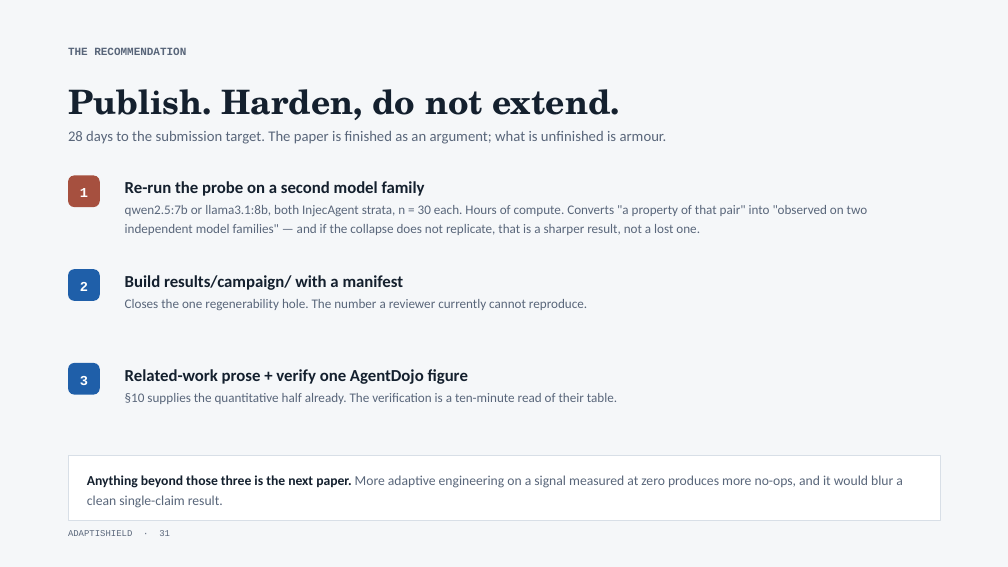
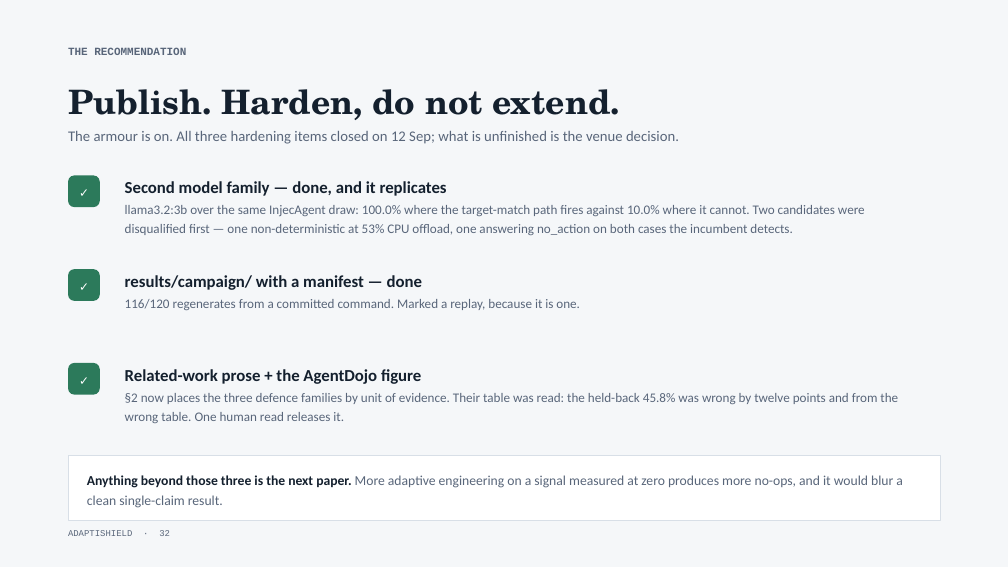
Before and after one commit to ahmadkhanraj01/adaptishield, a slide deck: slide 32 of paper/AdaptiShield-Full-Review.pptx (slide 31 before the commit). Drawn at 1008x567 pixels with LibreOffice and Linux fonts; fonts in the diff are those of the drawing. Boxes give left, top, right and bottom in pixels: in the first picture for what was removed or moved away, otherwise in the second. Text is boxed around its words. In the diff, an @@ line names an element or a change of style, - is before the commit and + after.

```diff
--- a/paper/AdaptiShield-Full-Review.pptx
+++ b/paper/AdaptiShield-Full-Review.pptx
@@ text at box(68, 131, 679, 144): text changed @@
-28 days to the submission target. The paper is finished as an argument; what is unfinished is armour.
+The armour is on. All three hardening items closed on 12 Sep; what is unfinished is the venue decision.
@@ rounded rectangle at box(68, 175, 100, 207): fill #A6503F to #2C7A5B @@
@@ text at box(80, 188, 88, 197): text changed @@
-1
+✓
@@ text at box(125, 181, 447, 196): text changed @@
-Re-run the probe on a second model family
+Second model family — done, and it replicates
@@ text at box(125, 205, 865, 235): text changed @@
-qwen2.5:7b or llama3.1:8b, both InjecAgent strata, n = 30 each. Hours of compute. Converts "a property of that pair" into "observed on two independent model families" — and if the collapse does not replicate, that is a sharper result, not a lost one.
+llama3.2:3b over the same InjecAgent draw: 100.0% where the target-match path fires against 10.0% where it cannot. Two candidates were disqualified first — one non-deterministic at 53% CPU offload, one answering no_action on both cases the incumbent detects.
@@ rounded rectangle at box(68, 269, 100, 301): fill #1F5FA9 to #2C7A5B @@
@@ text at box(80, 282, 88, 291): text changed @@
-2
+✓
@@ text at box(125, 275, 422, 290): text changed @@
-Build results/campaign/ with a manifest
+results/campaign/ with a manifest — done
@@ text at box(125, 299, 580, 310): text changed @@
-Closes the one regenerability hole. The number a reviewer currently cannot reproduce.
+116/120 regenerates from a committed command. Marked a replay, because it is one.
@@ rounded rectangle at box(68, 363, 100, 395): fill #1F5FA9 to #2C7A5B @@
@@ text at box(80, 376, 88, 385): text changed @@
-3
+✓
@@ text at box(125, 369, 421, 384): text changed @@
-Related-work prose + verify one AgentDojo figure
+Related-work prose + the AgentDojo figure
@@ text at box(125, 393, 898, 423): text changed @@
-§10 supplies the quantitative half already. The verification is a ten-minute read of their table.
+§2 now places the three defence families by unit of evidence. Their table was read: the held-back 45.8% was wrong by twelve points and from the wrong table. One human read releases it.
```
Also in this commit, not shown: 18 other slides changed, 1 slide added, 1 other file.
